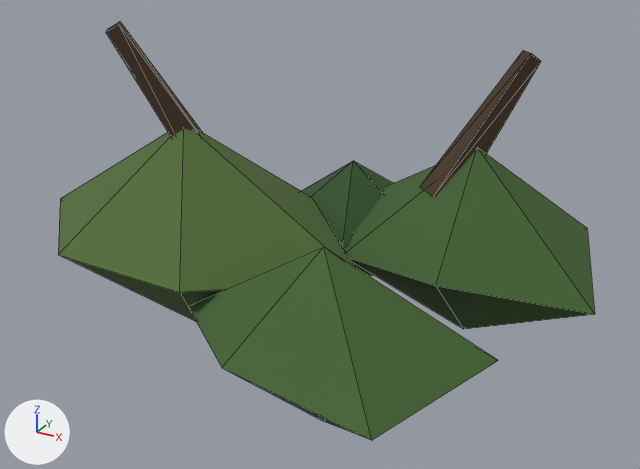
What one commit did to the glTF model assets/models/nature/bush_b.glb.
The view is the same before and after, from a 50 mm camera at (18.3, -34.6, 21.0) aimed at (-0.4, -0.7, 4.1). Lighting does not change. The marker at lower left points along +X, +Y and +Z. The picture after the commit comes second. Mesh edges are drawn as thin lines. Where no turn or scale is listed for an object, it has been applied to the vertices. Vertices at exactly the same position are counted once.

The first picture shows 'mass', 'mass.001', 'mass.002', 'mass.003', 'shoot', 'shoot.001'.
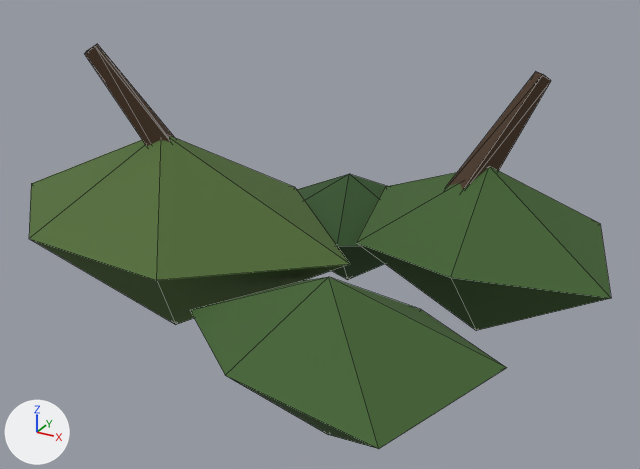
Pixel boxes [x1, y1, x2, y2] of what changed, in the pictures (640 x 469 px):
'mass', reshaped (8% wider): before [58, 129, 355, 321]; after [29, 136, 350, 325]
'mass.002', reshaped (11% shorter): before [188, 247, 498, 440]; after [190, 277, 507, 449]
'mass.001', reshaped (9% shorter): before [345, 149, 595, 329]; after [356, 167, 611, 330]
'shoot.001', moved: before [420, 51, 541, 197]; after [447, 72, 551, 190]
'shoot', moved, turned: before [106, 21, 203, 137]; after [84, 44, 174, 146]
'mass.003', reshaped (8% shorter): before [302, 161, 393, 276]; after [297, 174, 386, 280]

Edits to the bpy script that builds the scene:
```text
Change me_mass:
    remove me_mass.from_pydata(...)  # 8 vertices, 12 faces; spans x -15.7..2.6, y -8.5..3.8, z -1.8..9.0
    add me_mass.from_pydata(...)  # 8 vertices, 12 faces; spans x -17.2..2.2, y -9.0..3.3, z -2.0..8.5
    me_mass part 1
    me_mass.vertices[0].co: (2.6, -2.0, 2.9) -> (2.2, -2.5, 3.9)  # not seen -> pixel (350, 264)
    me_mass.vertices[1].co: (-3.2, 3.8, 3.9) -> (-4.0, 3.3, 4.5)  # pixel (312, 198) -> pixel (295, 187)
    me_mass.vertices[2].co: (-10.5, 3.4, 3.2) -> (-11.7, 2.9, 4.0)
    me_mass.vertices[3].co: (-15.7, -2.0, 3.5) -> (-17.2, -2.5, 4.2)  # pixel (60, 198) -> pixel (31, 183)
    me_mass.vertices[4].co: (-10.6, -7.5, 3.5) -> (-11.8, -8.0, 4.3)  # pixel (58, 254) -> pixel (28, 238)
    me_mass.vertices[5].co: (-2.7, -8.5, 3.9) -> (-3.5, -9.0, 4.5)  # pixel (179, 292) -> pixel (156, 280)
    me_mass.vertices[6].co: (-7.0, -2.0, 9.0) -> (-8.0, -2.5, 8.5)
    me_mass.vertices[7].co: (-7.0, -2.0, -1.8) -> (-8.0, -2.5, -2.0)  # pixel (196, 321) -> pixel (175, 324)
Change me_mass_001:
    remove me_mass_001.from_pydata(...)  # 8 vertices, 12 faces; spans x -1.28..12.36, y -1.71..9.97, z -1.8..8.0
    add me_mass_001.from_pydata(...)  # 8 vertices, 12 faces; spans x -0.78..12.86, y -1.21..10.47, z -2.0..7.0
    me_mass_001 part 2
    me_mass_001.vertices[0].co: (10.41, 7.13, 3.68) -> (10.91, 7.63, 3.85)  # pixel (587, 228) -> pixel (600, 223)
    me_mass_001.vertices[1].co: (5.01, 9.97, 3.43) -> (5.51, 10.47, 3.7)
    me_mass_001.vertices[2].co: (-1.28, 7.04, 3.47) -> (-0.78, 7.54, 3.72)  # not seen -> pixel (385, 186)
    me_mass_001.vertices[3].co: (0.17, 0.6, 2.57) -> (0.67, 1.1, 3.17)  # not seen -> pixel (356, 242)
    me_mass_001.vertices[4].co: (5.97, -1.71, 3.37) -> (6.47, -1.21, 3.66)  # pixel (435, 285) -> pixel (450, 277)
    me_mass_001.vertices[5].co: (12.36, 0.93, 2.36) -> (12.86, 1.43, 3.04)  # pixel (594, 314) -> pixel (611, 298)
    me_mass_001.vertices[6].co: (5.5, 4.0, 8.0) -> (6.0, 4.5, 7.0)  # pixel (477, 147) -> pixel (489, 166)
    me_mass_001.vertices[7].co: (5.5, 4.0, -1.8) -> (6.0, 4.5, -2.0)  # pixel (463, 329) -> pixel (476, 330)
Change me_mass_002:
    remove me_mass_002.from_pydata(...)  # 8 vertices, 12 faces; spans x -3.25..10.11, y -12.17..-1.67, z -1.8..6.5
    add me_mass_002.from_pydata(...)  # 8 vertices, 12 faces; spans x -2.75..10.61, y -12.67..-2.17, z -2.0..5.5
    me_mass_002 part 3
    me_mass_002.vertices[0].co: (5.04, -1.67, 1.74) -> (5.54, -2.17, 2.29)  # not seen -> pixel (421, 309)
    me_mass_002.vertices[1].co: (-0.53, -2.44, 2.43) -> (-0.03, -2.94, 2.69)  # not seen -> pixel (302, 280)
    me_mass_002.vertices[2].co: (-3.25, -7.39, 2.63) -> (-2.75, -7.89, 2.81)  # pixel (187, 306) -> pixel (189, 310)
    me_mass_002.vertices[3].co: (1.08, -11.05, 2.83) -> (1.58, -11.55, 2.93)  # pixel (221, 367) -> pixel (225, 375)
    me_mass_002.vertices[4].co: (7.93, -12.17, 2.68) -> (8.43, -12.67, 2.84)  # pixel (371, 440) -> pixel (378, 448)
    me_mass_002.vertices[5].co: (10.11, -5.49, 2.84) -> (10.61, -5.99, 2.94)  # pixel (498, 360) -> pixel (506, 367)
    me_mass_002.vertices[6].co: (3.0, -6.5, 6.5) -> (3.5, -7.0, 5.5)  # pixel (323, 246) -> pixel (328, 276)
    me_mass_002.vertices[7].co: (3.0, -6.5, -1.8) -> (3.5, -7.0, -2.0)  # pixel (323, 421) -> pixel (328, 434)
Change me_mass_003:
    remove me_mass_003.from_pydata(...)  # 8 vertices, 12 faces; spans x -6.4..3.52, y 1.38..10.49, z -1.8..5.5
    add me_mass_003.from_pydata(...)  # 8 vertices, 12 faces; spans x -6.9..3.02, y 1.88..10.99, z -2.0..4.5
    me_mass_003 part 4
    me_mass_003.vertices[0].co: (-3.46, 9.89, 1.93) -> (-3.96, 10.39, 2.13)
    me_mass_003.vertices[1].co: (-6.4, 6.79, 2.32) -> (-6.9, 7.29, 2.36)
    me_mass_003.vertices[2].co: (-5.68, 2.17, 1.5) -> (-6.18, 2.67, 1.89)
    me_mass_003.vertices[3].co: (-0.27, 1.38, 2.31) -> (-0.77, 1.88, 2.35)  # not seen -> pixel (337, 246)
    me_mass_003.vertices[4].co: (3.52, 5.01, 1.52) -> (3.02, 5.51, 1.9)
    me_mass_003.vertices[5].co: (2.31, 10.49, 1.44) -> (1.81, 10.99, 1.85)
    me_mass_003.vertices[6].co: (-2.0, 6.0, 5.5) -> (-2.5, 6.5, 4.5)  # pixel (353, 160) -> pixel (349, 173)
    me_mass_003.vertices[7].co: (-2.0, 6.0, -1.8) -> (-2.5, 6.5, -2.0)  # not seen -> pixel (347, 279)
Change ob_shoot:
    ob_shoot.location: (-6.0, -1.0, 6.0) -> (-6.5, -1.5, 5.0)
    ob_shoot.rotation_euler: (0.521, 0.0, -0.951) -> (0.561, 0.0, -1.012)  # degrees (30, 0, -54) -> degrees (32, 0, -58)
Change ob_shoot_001:
    ob_shoot_001.location: (4.0, 3.0, 5.5) -> (4.5, 3.5, 4.5)
```
